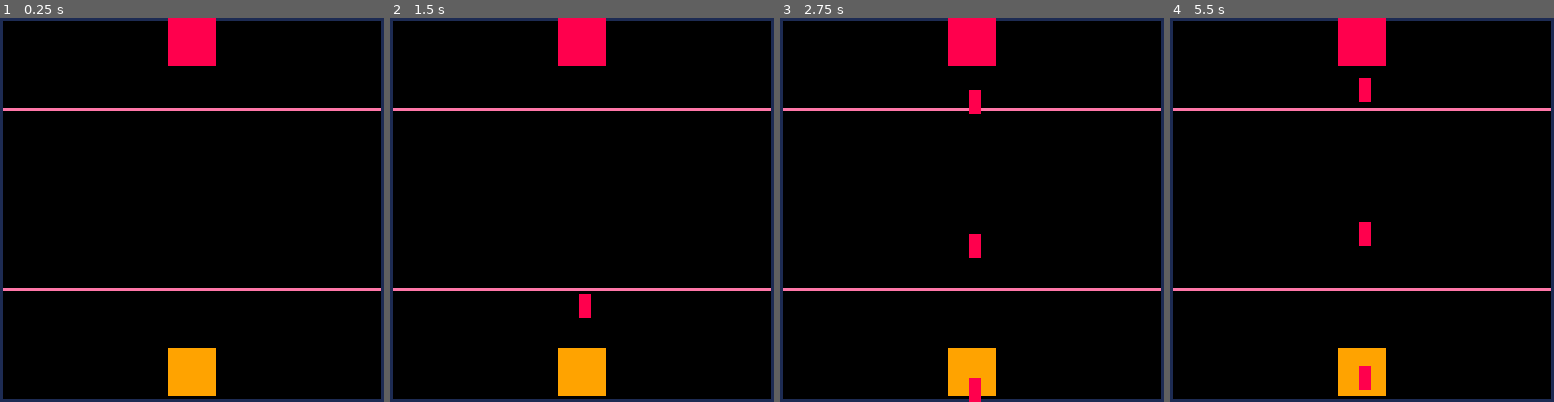
Above: before the commit, frames 1-4 (left to right).
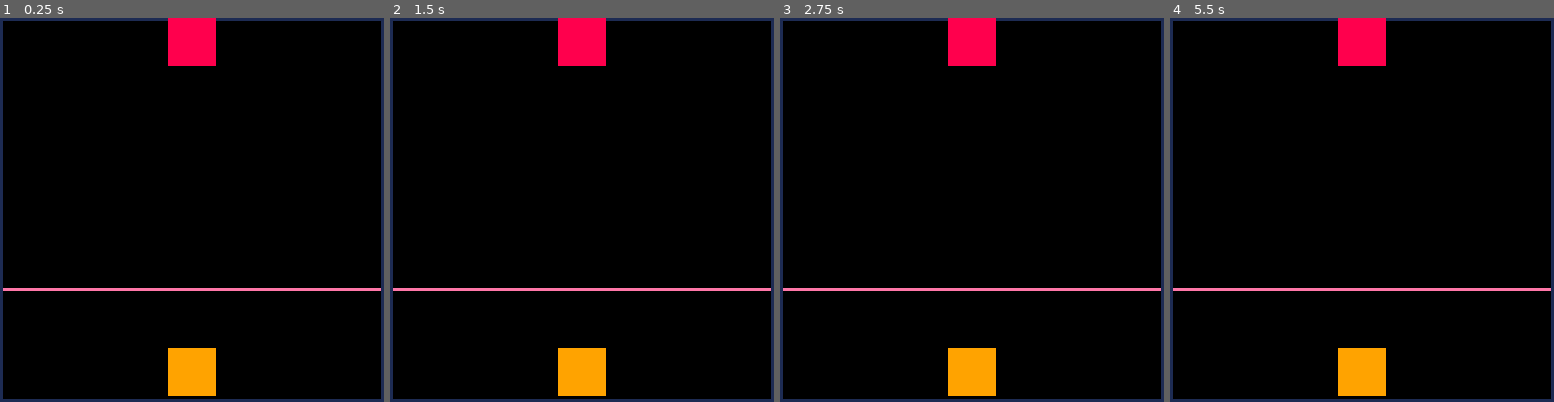
Above: after the commit, the same moments.

Repository: egitelma/pico_radio
Game: PICO-8 cartridge radio.p8
Same seed, same stepped clock (60 frames per second), same inputs: the game is played once before the commit and once after it.
Inputs:
- Up to frame 1 (0.25 s): no input
- Up to frame 2 (1.5 s): tap O (Z key) at 0.7 s
- Up to frame 3 (2.75 s): hold Right 1.6-2.1 s; tap O (Z key) at 1.7, 2.1, 2.5 s; hold Up 2.15-2.42 s; hold Right from 2.47 s (still down)
- Up to frame 4 (5.5 s): tap O (Z key) every 0.4 s from 2.9 to 5.3 s; release Right at 3.03 s; hold Left 3.08-3.58 s; hold Down 3.63-3.97 s; hold Right 4.02-4.68 s; hold Up 4.73-5.03 s; hold Left from 5.08 s (still down)

The runs differ from the first frame. In frame 1, 0.8% of the frame differs, in the area x 0-100%, y 23-25%; in frame 2, 1.0%; in frame 3, 1.3%; in frame 4, 1.4%, in the area x 0-100%, y 15-97%.

Commit message:
fixed table add, readded tony's code that i accidentally pushed over (sorry tony)

Diff:
--- a/radio.p8
+++ b/radio.p8
@@ -30,6 +30,9 @@
 -- array of wave objects
 local waveArray = {}
 
+-- list for storing lines
+local lineList = {}
+
 -- barriers for movement
 local line1height = 30
 local line2height = 90
@@ -58,26 +61,24 @@
     maxY = 125
 }
 
-local lineList = {}
-
 function updatePlayerPos()
     --move player one
     if btn(0) then
         -- fire sawtooth wave
         newWave = Wave:create("sawtooth", 8)
-        -- table.insert(waveArray, newWave)
+        add(waveArray, newWave)
     elseif btn(1) then
         -- fire square wave
         newWave = Wave:create("square", 8)
-        -- newWave.insert(waveArray, newWave)
+        add(waveArray, newWave)
     elseif btn(2) then
         -- fire sine wave
         newWave = Wave:create("sine", 8)
-        -- newWave.insert(waveArray, newWave)
+        add(waveArray, newWave)
     elseif btn(3) then
         -- fire triangle wave
         newWave = Wave:create("triangle", 8)
-        -- newWave.insert(waveArray, newWave)
+        add(waveArray, newWave)
     end
 
     --move player two
@@ -106,7 +107,7 @@
 
 function drawBorders()
     rect(0, 0, 127, 127, 1)
-    line(1, line1height, 126, line1height, 14)
+    --draw bottom line
     line(1, line2height, 126, line2height, 14)
 end
 
@@ -145,18 +147,21 @@
     cls()
     drawBorders()
     drawPlayer()
-    drawLines()
+    --test: print waves
+    -- for i=1, count(waveArray), 1 do
+    --     print(waveArray[i].type, 10, i*10)
+    -- end
 end
 
 __gfx__
-000000000000000015555551000a0000000000000000000000000000000000000000000000000000000000000000000000000000000000000000000000000000
-0000000000000000150000510a000000000000000000000000000000000000000000000000000000000000000000000000000000000000000000000000000000
-007007000060060015055051006006a0000000000000000000000000000000000000000000000000000000000000000000000000000000000000000000000000
-00077000006006001505505100600600000000000000000000000000000000000000000000000000000000000000000000000000000000000000000000000000
-00077000000000001500005100555500000000000000000000000000000000000000000000000000000000000000000000000000000000000000000000000000
-00700700660000661555555100500500000000000000000000000000000000000000000000000000000000000000000000000000000000000000000000000000
-00000000066666601171171100500500000000000000000000000000000000000000000000000000000000000000000000000000000000000000000000000000
-00000000000000001171171100555500000000000000000000000000000000000000000000000000000000000000000000000000000000000000000000000000
+000000000000000015555551111a1111000000000000000000000000000000000000000000000000000000000000000000000000000000000000000000000000
+0000000000000000150000511a111111000000000000000000000000000000000000000000000000000000000000000000000000000000000000000000000000
+007007000060060015055051116116a1000000000000000000000000000000000000000000000000000000000000000000000000000000000000000000000000
+00077000006006001505505111611611000000000000000000000000000000000000000000000000000000000000000000000000000000000000000000000000
+00077000000000001500005111555511000000000000000000000000000000000000000000000000000000000000000000000000000000000000000000000000
+00700700660000661555555111500511000000000000000000000000000000000000000000000000000000000000000000000000000000000000000000000000
+00000000066666601171171111500511000000000000000000000000000000000000000000000000000000000000000000000000000000000000000000000000
+00000000000000001171171111555511000000000000000000000000000000000000000000000000000000000000000000000000000000000000000000000000
 __map__
 0000000000000000000000000000000000000000000000000000000000000000000000000000000000000000000000000000000000000000000000000000000000000000000000000000000000000000000000000000000000000000000000000000000000000000000000000000000000000000000000000000000000000000
 0000000000000000000000000000000000000000000000000000000000000000000000000000000000000000000000000000000000000000000000000000000000000000000000000000000000000000000000000000000000000000000000000000000000000000000000000000000000000000000000000000000000000000
